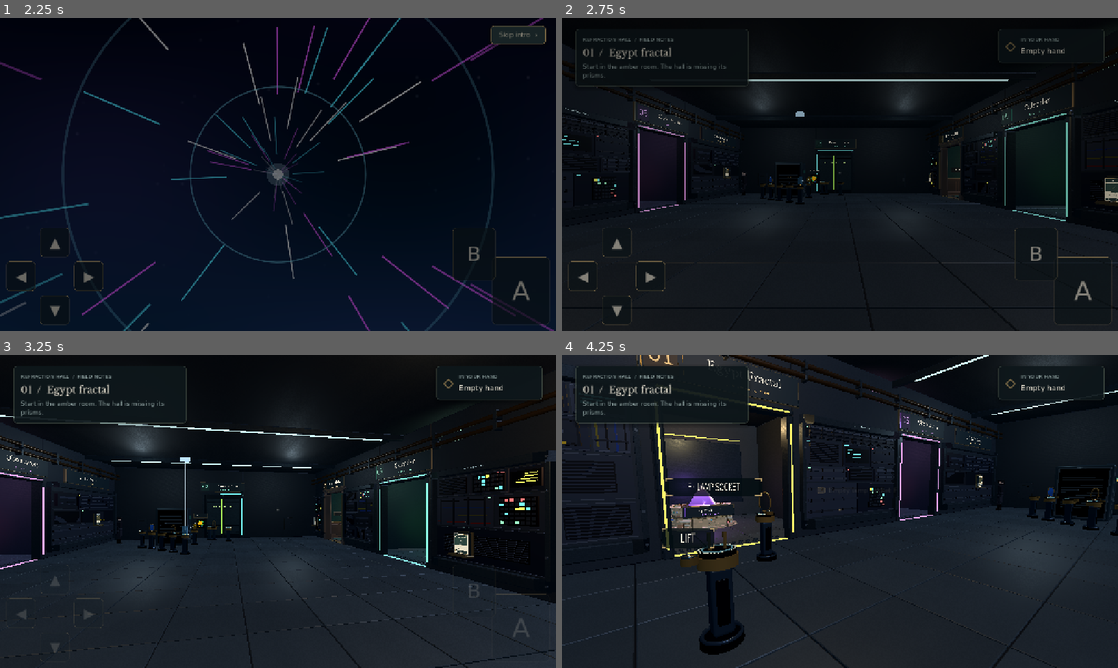
Above: before the commit, frames 1-4 (two rows, left to right).
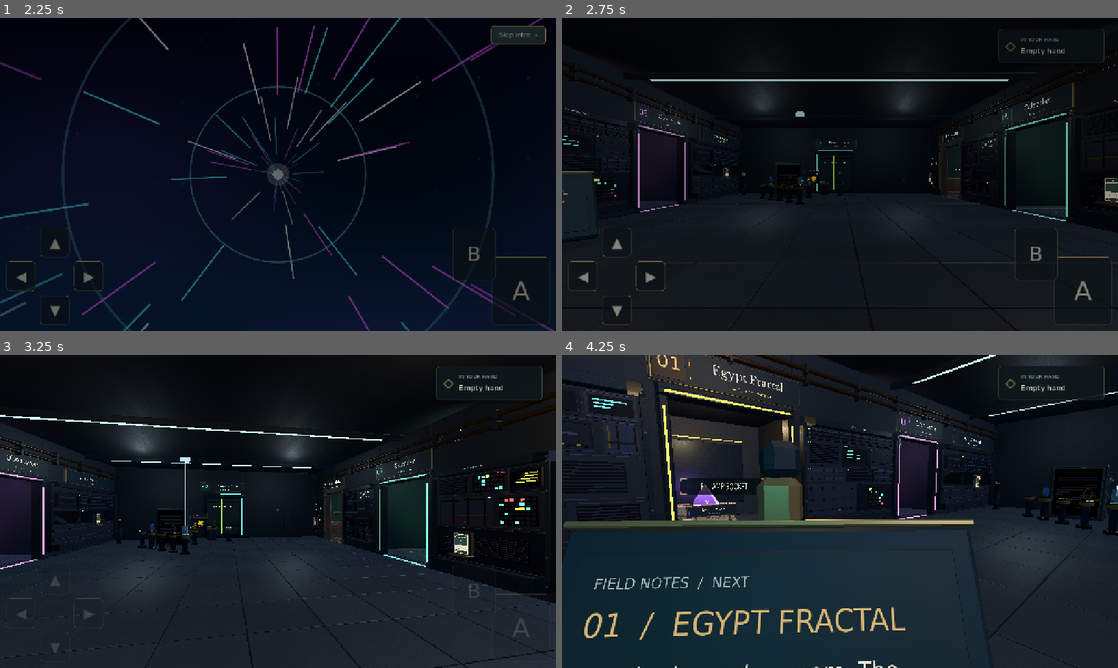
Above: after the commit, the same moments.

Repository: amberwhitehead/pass-the-game
Game: Godot game, scene res://scenes/title/title.tscn
The game is run twice, just before and just after one commit, with the same random seed, the same clock (stepped at 60 frames per second) and the same inputs.
Inputs (mouse positions are in pixels of both pictures, inside the frame that each line leads up to):
- Up to frame 1 (2.25 s): click "New game" at 0.5 s; click "Skip intro ›" at 1.25 s; click "Skip intro ›" at 2 s
- Up to frame 2 (2.75 s): no input
- Up to frame 3 (3.25 s): tap Enter (ui_accept) at 2.75 s; move the mouse to (400, 495) at 2.77 s; hold Right (move_right) from 2.78 s (still down); hold E (interact) from 2.78 s (still down); click (400, 495) at 2.92 s; tap Space (jump) at 3.02 s; tap F at 3.05 s
- Up to frame 4 (4.25 s): tap Space (jump) at 3.32, 3.77, 3.8, 4.07 s; move the mouse to (812, 511) at 3.52 s; release Right (move_right) at 3.53 s; release E (interact) at 3.53 s; hold W (move_up) from 3.53 s (still down); tap F at 3.6 s; click (812, 511) at 3.67 s

Frame 1 is identical in both runs. In frame 2, 0.9% of the frame differs, in the area x 0-34%, y 3-69%; in frame 3, 0.9%; in frame 4, 18%, in the area x 0-100%, y 0-100%.

Commit message:
Objective console in the hall with a laser pointer; L1/L2 jump
- The top-left objective panel is replaced by a console near the
  entrance, about eye height, whose slanted screen shows the objective
  (objectives.gd holds the logic, shared by anything that needs it).
  Using it turns a laser pointer on top toward the objective's place in
  the hall and blinks the beam three times at it.
- L1 and L2 jump on a controller.
- objective_console_test covers the text, updates and pointing.

Co-Authored-By: Claude Opus 5.5 <noreply@anthropic.com>

Diff:
--- a/godot/autoload/game.gd
+++ b/godot/autoload/game.gd
@@ -159,7 +159,7 @@
 ##   move_left/right  turn left/right       (arrows, D-pad, touch ◀ ▶)
 ##   strafe_left/right sidestep             (A/D, left stick X)
 ##   look_*           look around           (right stick; the captured mouse looks directly)
-##   jump                                   (Space)
+##   jump                                   (Space, pad L1 / L2)
 ##   interact / back                        (E/Enter/F, pad A) / (Esc/Backspace, pad B)
 ##   pause            the pause menu        (pad Y; keyboard and touch use back)
 ## Touch: on-screen pad buttons + drag-to-look (see TouchControls / Player).
@@ -173,6 +173,7 @@
 		"interact": [JOY_BUTTON_A],
 		"back": [JOY_BUTTON_B],
 		"pause": [JOY_BUTTON_Y],  # Triangle: the pause menu, in the hall and in minigames.
+		"jump": [JOY_BUTTON_LEFT_SHOULDER],  # L1 (L2 is below, as an axis).
 	}
 	# [action, axis, direction]
 	var pad_axes := [
@@ -180,6 +181,7 @@
 		["strafe_left", JOY_AXIS_LEFT_X, -1.0], ["strafe_right", JOY_AXIS_LEFT_X, 1.0],
 		["look_left", JOY_AXIS_RIGHT_X, -1.0], ["look_right", JOY_AXIS_RIGHT_X, 1.0],
 		["look_up", JOY_AXIS_RIGHT_Y, -1.0], ["look_down", JOY_AXIS_RIGHT_Y, 1.0],
+		["jump", JOY_AXIS_TRIGGER_LEFT, 1.0],  # L2
 	]
 	for action in ["look_left", "look_right", "look_up", "look_down", "strafe_left", "strafe_right", "pause"]:
 		_ensure(action)
--- a/godot/scenes/escape/hub_hud.gd
+++ b/godot/scenes/escape/hub_hud.gd
@@ -6,8 +6,6 @@
 var _player: Player
 var _inventory: Node
 var _prompt: Control  ## The small interaction caption above the crosshair.
-var _objective: Label
-var _chapter: Label
 var _carrying: Label
 var _carry_icon: Label
 var _notice: Label
@@ -24,17 +22,7 @@
 
 func _ready() -> void:
 	layer = 5
-	var objective_panel := _panel(Vector2(.025, .035), Vector2(.335, .035))
-	var objective_column := VBoxContainer.new()
-	objective_column.mouse_filter = Control.MOUSE_FILTER_IGNORE
-	objective_panel.add_child(objective_column)
-	objective_column.add_child(Style.eyebrow("REFRACTION HALL  /  FIELD NOTES", Style.MUTED))
-	_chapter = Style.label("", 22, Style.PAPER, true)
-	_chapter.autowrap_mode = TextServer.AUTOWRAP_WORD_SMART
-	objective_column.add_child(_chapter)
-	_objective = Style.label("", 14, Style.MUTED)
-	_objective.autowrap_mode = TextServer.AUTOWRAP_WORD_SMART
-	objective_column.add_child(_objective)
+	# The objective lives on the console by the entrance (objective_console.gd).
 	var carry_panel := _panel(Vector2(.785, .035), Vector2(.975, .035))
 	var carry_row := HBoxContainer.new()
 	carry_row.mouse_filter = Control.MOUSE_FILTER_IGNORE
@@ -66,9 +54,7 @@
 	_crosshair.offset_top = -20
 	add_child(_crosshair)
 	_inventory.changed.connect(_carry_changed)
-	Game.flag_changed.connect(_on_flag_changed)
 	_carry_changed(_inventory.held_item)
-	refresh_objective()
 
 func _process(delta: float) -> void:
 	var target := _player.target
@@ -108,25 +94,6 @@
 	_notice.text = text
 	_notice_time = duration
 
-func refresh_objective() -> void:
-	if Game.get_flag("escape_prism_solved"):
-		_chapter.text = "02  /  Roman flow"
-		_objective.text = "The green receiver has opened the east room."
-	elif Game.get_flag("escape_rewards_revealed"):
-		_chapter.text = "The light in the hall"
-		var rewards: Array = Game.get_flag("escape_reward_items", [])
-		var remaining := rewards.count("prism")
-		_objective.text = "Bring green light to the receiver beside Room 2."
-		if remaining > 0:
-			_objective.text = "%d prism%s await%s in Egypt. Bring green light to Room 2." % [remaining, "s" if remaining > 1 else "", "" if remaining > 1 else "s"]
-	else:
-		_chapter.text = "01  /  Egypt fractal"
-		_objective.text = "Start in the amber room. The hall is missing its prisms."
-
-func _on_flag_changed(flag: String, _value: Variant) -> void:
-	if flag in ["escape_rewards_revealed", "escape_reward_items", "escape_prism_solved"]:
-		refresh_objective()
-
 func _carry_changed(item: String) -> void:
 	_carrying.text = _inventory.item_name(item)
 	var color := Style.PAPER
--- /dev/null
+++ b/godot/scenes/escape/objective_console.gd
@@ -0,0 +1,186 @@
+extends Interactable
+## A standing console near the hall's entrance, about the player's height, that shows the
+## current objective (objectives.gd) on its slanted screen. On top sits a small laser
+## pointer: interacting turns it toward the next objective and blinks the beam three
+## times at it. The front faces local +Z; the floor is y = 0.
+##
+## `locate` turns an objective place ("egypt", "prisms", ...) into a world position;
+## room.gd supplies it. Unknown places leave the pointer where it is.
+
+const Geometry := preload("res://scenes/escape/hub_geometry.gd")
+const Sign := preload("res://ui/world_sign.gd")
+const Objectives := preload("res://scenes/escape/objectives.gd")
+
+const SCREEN_AT := Vector3(0, 1.38, .1)
+const SCREEN_SIZE := Vector2(.62, .40)
+const POINTER_AT := Vector3(0, 1.72, -.06)
+const TURN_TIME := .7
+const BLINKS := 3
+const BLINK_ON := .22
+const BLINK_OFF := .16
+const BEAM_COLOR := Color(1, .16, .12)
+
+var locate: Callable = func(_place: String) -> Variant: return null
+var pointing := false   ## True while turning and blinking.
+var blinks_done := 0    ## Beam flashes in the latest pointing (tests read this).
+
+var _chapter: Label3D
+var _text: Label3D
+var _pivot: Node3D
+var _beam: MeshInstance3D
+var _beam_mesh: CylinderMesh
+var _dot: MeshInstance3D
+
+
+func _init() -> void:
+	name = "ObjectiveConsole"
+	prompt = "Ask the way"
+
+
+func _ready() -> void:
+	super()
+	collision_layer = 1
+	collision_mask = 0
+	monitoring = false
+	var bounds := CollisionShape3D.new()
+	var box := BoxShape3D.new()
+	box.size = Vector3(.8, 1.8, .6)
+	bounds.shape = box
+	bounds.position = Vector3(0, .9, 0)
+	add_child(bounds)
+	_build()
+	refresh()
+	Game.flag_changed.connect(func(flag: String, _v: Variant):
+		if flag in Objectives.FLAGS:
+			refresh())
+
+
+func refresh() -> void:
+	var o := Objectives.current()
+	_chapter.text = o.chapter.to_upper()
+	_text.text = o.text
+
+
+func interact(_player: Node3D) -> void:
+	if not pointing:
+		await point()
+	interacted.emit()
+
+
+## Turns toward the current objective and blinks the laser at it three times.
+func point() -> void:
+	var where: Variant = locate.call(Objectives.current().place)
+	if not where is Vector3:
+		return
+	pointing = true
+	blinks_done = 0
+	var target: Vector3 = where + Vector3(0, 1.0, 0)  # About chest height at the place.
+	var from := _pivot.global_position
+	var aim := Basis.looking_at(target - from, Vector3.UP)
+	var local := (_pivot.get_parent() as Node3D).global_basis.inverse() * aim
+	var turn := create_tween().set_trans(Tween.TRANS_SINE).set_ease(Tween.EASE_IN_OUT)
+	turn.tween_property(_pivot, "quaternion", local.get_rotation_quaternion(), TURN_TIME)
+	await turn.finished
+	var length := from.distance_to(target)
+	_beam_mesh.height = length
+	_beam.position = Vector3(0, 0, -length * .5)
+	_dot.position = Vector3(0, 0, -length)
+	for i in BLINKS:
+		_set_beam(true)
+		blinks_done += 1
+		Sound.play_at("ui_tick", from, self)
+		await get_tree().create_timer(BLINK_ON).timeout
+		_set_beam(false)
+		await get_tree().create_timer(BLINK_OFF).timeout
+	pointing = false
+
+
+func _set_beam(on: bool) -> void:
+	_beam.visible = on
+	_dot.visible = on
+
+
+func _build() -> void:
+	var body := Geometry.material(Color("16262b"), .3)
+	var brass := Geometry.material(Color("b8955a"), .75)
+	var glass := Geometry.material(Color("0b1a1c"), 0.0, .35)
+	# A slim pedestal on a wide foot, rising to a slanted screen at eye level.
+	Geometry.box(self, Vector3(0, .03, 0), Vector3(.62, .06, .46), body)
+	Geometry.box(self, Vector3(0, .62, -.02), Vector3(.22, 1.12, .2), body, true)  # Solid: walk around it.
+	Geometry.box(self, Vector3(0, 1.17, 0), Vector3(.74, .05, .3), brass)
+	var head := Node3D.new()
+	head.position = SCREEN_AT
+	head.rotation.x = -.42  # Tilted back toward someone standing in front.
+	add_child(head)
+	Geometry.box(head, Vector3(0, 0, -.04), Vector3(SCREEN_SIZE.x + .1, SCREEN_SIZE.y + .1, .07), body)
+	Geometry.box(head, Vector3(0, 0, .0), Vector3(SCREEN_SIZE.x, SCREEN_SIZE.y, .01), glass)
+	Geometry.box(head, Vector3(0, SCREEN_SIZE.y * .5 + .05, -.01), Vector3(SCREEN_SIZE.x + .1, .012, .02), brass)
+	var eyebrow := Label3D.new()
+	Sign.style(eyebrow, .022, Sign.MUTED)
+	eyebrow.text = "FIELD NOTES  /  NEXT"
+	eyebrow.position = Vector3(-SCREEN_SIZE.x * .5 + .04, SCREEN_SIZE.y * .5 - .05, .012)
+	eyebrow.horizontal_alignment = HORIZONTAL_ALIGNMENT_LEFT
+	head.add_child(eyebrow)
+	_chapter = Label3D.new()
+	Sign.style(_chapter, .045, Sign.GOLD)
+	_chapter.position = Vector3(-SCREEN_SIZE.x * .5 + .04, SCREEN_SIZE.y * .5 - .11, .012)
+	_chapter.horizontal_alignment = HORIZONTAL_ALIGNMENT_LEFT
+	head.add_child(_chapter)
+	_text = Label3D.new()
+	Sign.style(_text, .032, Sign.PAPER)
+	_text.position = Vector3(-SCREEN_SIZE.x * .5 + .04, SCREEN_SIZE.y * .5 - .16, .012)
+	_text.horizontal_alignment = HORIZONTAL_ALIGNMENT_LEFT
+	_text.vertical_alignment = VERTICAL_ALIGNMENT_TOP
+	_text.autowrap_mode = TextServer.AUTOWRAP_WORD_SMART
+	_text.width = (SCREEN_SIZE.x - .08) / _text.pixel_size
+	head.add_child(_text)
+	# The laser pointer: a brass collar on the console's back edge with a turning barrel.
+	Geometry.box(self, POINTER_AT + Vector3(0, -.08, 0), Vector3(.08, .1, .08), brass)
+	_pivot = Node3D.new()
+	_pivot.name = "LaserPivot"
+	_pivot.position = POINTER_AT
+	add_child(_pivot)
+	Geometry.box(_pivot, Vector3(0, 0, 0), Vector3(.07, .07, .07), body)
+	Geometry.box(_pivot, Vector3(0, 0, -.08), Vector3(.03, .03, .14), brass)
+	var lens := MeshInstance3D.new()
+	var lens_mesh := SphereMesh.new()
+	lens_mesh.radius = .014
+	lens_mesh.height = .028
+	lens.mesh = lens_mesh
+	lens.material_override = _glow(BEAM_COLOR)
+	lens.position = Vector3(0, 0, -.155)
+	_pivot.add_child(lens)
+	# The beam runs along the barrel's -Z; hidden until it blinks.
+	var beam_holder := Node3D.new()
+	beam_holder.position = Vector3(0, 0, -.16)
+	_pivot.add_child(beam_holder)
+	_beam_mesh = CylinderMesh.new()
+	_beam_mesh.top_radius = .006
+	_beam_mesh.bottom_radius = .006
+	_beam_mesh.radial_segments = 6
+	_beam_mesh.rings = 1
+	_beam = MeshInstance3D.new()
+	_beam.mesh = _beam_mesh
+	_beam.rotation.x = PI * .5   # Cylinders run along Y; lay it along -Z.
+	_beam.material_override = _glow(BEAM_COLOR)
+	_beam.cast_shadow = GeometryInstance3D.SHADOW_CASTING_SETTING_OFF
+	beam_holder.add_child(_beam)
+	_dot = MeshInstance3D.new()
+	var dot_mesh := SphereMesh.new()
+	dot_mesh.radius = .05
+	dot_mesh.height = .1
+	_dot.mesh = dot_mesh
+	_dot.material_override = _glow(BEAM_COLOR, true)
+	beam_holder.add_child(_dot)
+	_set_beam(false)
+
+
+static func _glow(color: Color, see_through := false) -> StandardMaterial3D:
+	var mat := StandardMaterial3D.new()
+	mat.shading_mode = BaseMaterial3D.SHADING_MODE_UNSHADED
+	mat.albedo_color = color
+	if see_through:
+		mat.transparency = BaseMaterial3D.TRANSPARENCY_ALPHA
+		mat.albedo_color.a = .8
+		mat.no_depth_test = true  # The spot shows on the target even behind a wall.
+	return mat
--- /dev/null
+++ b/godot/scenes/escape/objectives.gd
@@ -0,0 +1,24 @@
+extends RefCounted
+## What the player should do next in the hall, worked out from the save's flags: a
+## chapter title, a sentence, and which place it is about. The objective console shows
+## it and points its laser at the place (room.gd turns the place into a position).
+##
+## Places: "egypt" (the amber room's station), "prisms" (the reward pedestal),
+## "receiver" (the green receiver beside Room 2), "roman" (Roman Flow's station).
+
+static func current() -> Dictionary:
+	if Game.get_flag("escape_prism_solved"):
+		return {"chapter": "02  /  Roman flow", "text": "The green receiver has opened the east room.", "place": "roman"}
+	if Game.get_flag("escape_rewards_revealed"):
+		var rewards: Array = Game.get_flag("escape_reward_items", [])
+		var remaining := rewards.count("prism")
+		if remaining > 0:
+			return {"chapter": "The light in the hall",
+				"text": "%d prism%s await%s in Egypt. Bring green light to Room 2." % [remaining, "s" if remaining > 1 else "", "" if remaining > 1 else "s"],
+				"place": "prisms"}
+		return {"chapter": "The light in the hall", "text": "Bring green light to the receiver beside Room 2.", "place": "receiver"}
+	return {"chapter": "01  /  Egypt fractal", "text": "Start in the amber room. The hall is missing its prisms.", "place": "egypt"}
+
+
+## Flags that can change the objective.
+const FLAGS := ["escape_rewards_revealed", "escape_reward_items", "escape_prism_solved"]
--- a/godot/scenes/room/room.gd
+++ b/godot/scenes/room/room.gd
@@ -13,6 +13,7 @@
 const SecretRoom := preload("res://scenes/escape/secret_room.gd")
 const Revisits := preload("res://scenes/escape/revisits.gd")
 const HallResume := preload("res://scenes/escape/hall_resume.gd")
+const ObjectiveConsole := preload("res://scenes/escape/objective_console.gd")
 
 @onready var _player: Player = $Player
 var inventory: Node
@@ -23,6 +24,7 @@
 var hud: CanvasLayer
 var revisits: Node3D
 var resume: Node  ## HallResume: the saved spot, and reopening an interrupted room.
+var objective_console: Node3D  ## Shows the next objective and points its laser at it.
 var _reward_pending := false
 
 
@@ -53,6 +55,7 @@
 	optics.message.connect(hud.notify)
 	add_child(optics)
 	_create_rewards()
+	_create_objective_console()
 	# Changes in the hall after other rooms are won; see docs/INTERCONNECTION.md.
 	revisits = Revisits.new()
 	add_child(revisits)
@@ -117,12 +120,35 @@
 	reward_reveal.name = "RewardReveal"
 	reward_reveal.configure(_player, reward_pedestal, $Egyptian)
 	reward_reveal.caption.connect(func(text: String): hud.notify(text, 6.0))
-	reward_reveal.finished.connect(func(): hud.refresh_objective())
 	add_child(reward_reveal)
 	if Game.get_flag("escape_rewards_revealed"):
 		reward_pedestal.reveal(false)
 	for slot: Node in reward_pedestal.slots:
 		slot.message.connect(hud.notify)
+
+
+## Just inside the entrance, ahead and to the left of where the player comes in, its
+## screen facing them. Its laser finds each objective's place in the hall.
+func _create_objective_console() -> void:
+	objective_console = ObjectiveConsole.new()
+	objective_console.position = Vector3(-7.9, 0, -1.7)
+	objective_console.rotation.y = atan2(-1.6, 2.1)  # Its screen faces the spot the player walks in at.
+	objective_console.locate = _objective_place
+	add_child(objective_console)
+
+
+func _objective_place(place: String) -> Variant:
+	match place:
+		"egypt":
+			return $Challenge4.global_position
+		"roman":
+			return $Challenge5.global_position
+		"prisms":
+			return reward_pedestal.global_position
+		"receiver":
+			if optics != null and is_instance_valid(optics._receiver):
+				return optics._receiver.global_position - Vector3(0, 1.0, 0)
+	return null
 
 
 func _start_at_entrance() -> void:
@@ -142,7 +168,6 @@
 	if not is_inside_tree():
 		return
 	Game.set_flag("escape_rewards_revealed")
-	hud.refresh_objective()
 	reward_reveal.play()
 	$Egyptian.lines_repeat.assign(["Two prisms, one pair of hands. Take them to the hall, one at a time. The lenses can move too."])
 
@@ -157,5 +182,4 @@
 func _on_prism_solved() -> void:
 	Game.set_flag("escape_prism_solved")
 	architecture.locked_door.unlock()
-	hud.refresh_objective()
 	hud.notify("The green receiver catches. Room 2 is open.", 6.0)
--- /dev/null
+++ b/godot/tests/objective_console_test.gd
@@ -0,0 +1,78 @@
+extends "res://tests/test_suite.gd"
+## The objective console by the hall's entrance: it shows the current objective, follows
+## the flags as they change, and when used turns its laser toward that objective's place
+## and blinks it three times. The old top-left objective panel is gone.
+
+const Objectives := preload("res://scenes/escape/objectives.gd")
+
+var _checks := 0
+var _failures := 0
+var _game: Node
+var _room: Node3D
+
+
+func _initialize() -> void:
+	_run.call_deferred()
+
+
+func _run() -> void:
+	Engine.time_scale = 4.0
+	root.size = Vector2i(1280, 720)
+	_game = root.get_node("Game")
+	_game.autosave = false
+	_game.save_path = ""
+	_game.flags.clear()
+	_game.set_flag("room_visited")
+	_room = load("res://scenes/room/room.tscn").instantiate()
+	root.add_child(_room)
+	current_scene = _room
+	await physics_frame
+	var console: Node3D = _room.objective_console
+	_expect(console != null and console.is_in_group("interactable"), "The console stands in the hall and can be used")
+	_expect(console.global_position.y == 0.0 and console.global_position.distance_to(_room.get_node("Player").global_position) < 4.0,
+		"It stands on the floor near where the player comes in")
+	_expect(console._text.text == Objectives.current().text and "EGYPT" in console._chapter.text, "It shows the first objective")
+	_expect(not _hud_mentions("FIELD NOTES"), "The top-left objective panel is gone")
+
+	await _point_at(console, _room.get_node("Challenge4").global_position, "Egypt's station")
+
+	_game.set_flag("escape_prism_solved")
+	await process_frame
+	_expect("ROMAN" in console._chapter.text, "Solving the beam updates the console")
+	await _point_at(console, _room.get_node("Challenge5").global_position, "Roman Flow's station")
+
+	_room.queue_free()
+	await process_frame
+	_game.flags.clear()
+	Engine.time_scale = 1.0
+	print("Objective console: %d checks, %d failures" % [_checks, _failures])
+	quit(1 if _failures else 0)
+
+
+func _point_at(console: Node3D, place: Vector3, what: String) -> void:
+	console.interact(_room.get_node("Player"))
+	await process_frame
+	_expect(console.pointing, "Using it starts pointing at %s" % what)
+	for frame in 600:
+		if not console.pointing:
+			break
+		await process_frame
+	var pivot: Node3D = console._pivot
+	var aim := -pivot.global_basis.z
+	var want := (place + Vector3(0, 1.0, 0) - pivot.global_position).normalized()
+	_expect(aim.dot(want) > 0.99, "The laser turns toward %s (%.3f)" % [what, aim.dot(want)])
+	_expect(console.blinks_done == 3 and not console._beam.visible, "It blinks three times at %s, then goes dark" % what)
+
+
+func _hud_mentions(text: String) -> bool:
+	for label in _room.hud.find_children("*", "Label", true, false):
+		if text in (label as Label).text:
+			return true
+	return false
+
+
+func _expect(ok: bool, description: String) -> void:
+	_checks += 1
+	if not ok:
+		_failures += 1
+		push_error(description)
--- a/godot/tests/pad_back_test.gd
+++ b/godot/tests/pad_back_test.gd
@@ -80,6 +80,15 @@
 		await process_frame
 	_expect(seen == [true, false], "R2 presses A once and releases it once (%s)" % [seen])
 	probe.queue_free()
+	var l1 := InputEventJoypadButton.new()
+	l1.device = PAD
+	l1.button_index = JOY_BUTTON_LEFT_SHOULDER
+	l1.pressed = true
+	var l2 := InputEventJoypadMotion.new()
+	l2.device = PAD
+	l2.axis = JOY_AXIS_TRIGGER_LEFT
+	l2.axis_value = 1.0
+	_expect(l1.is_action("jump") and l2.is_action("jump"), "L1 and L2 jump")
 
 
 class _Probe extends Node:
Not shown, added: godot/scenes/escape/objective_console.gd.uid
Not shown, added: godot/scenes/escape/objectives.gd.uid
Not shown, added: godot/tests/objective_console_test.gd.uid
